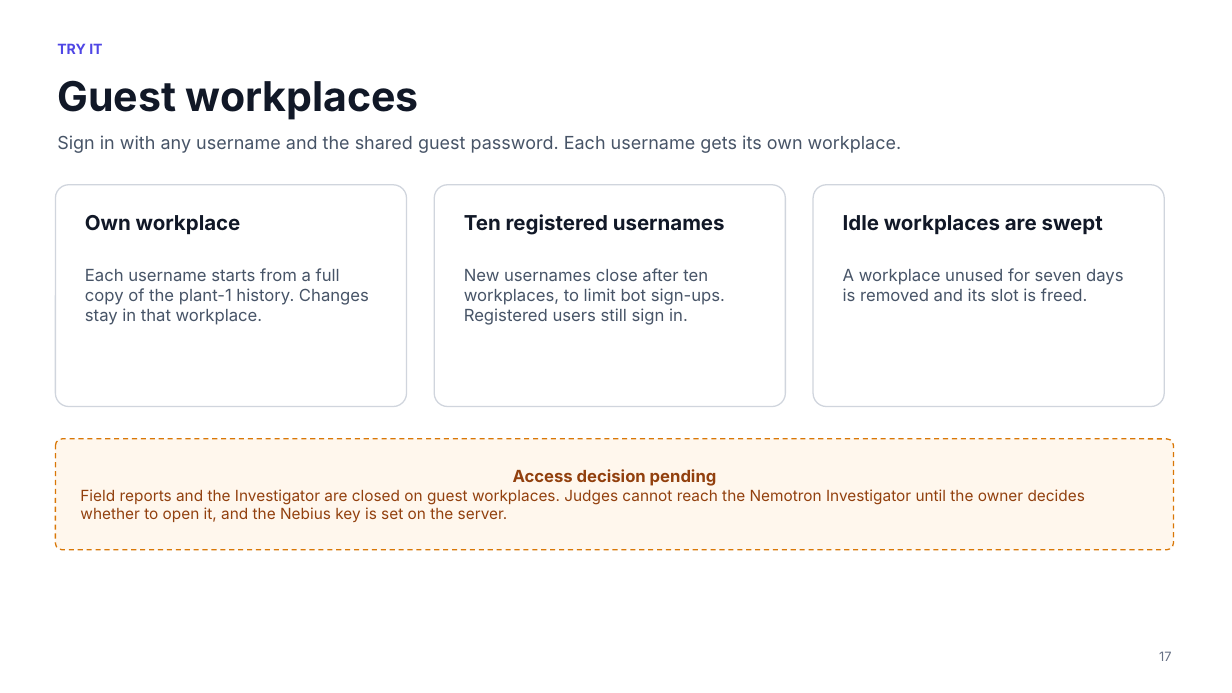
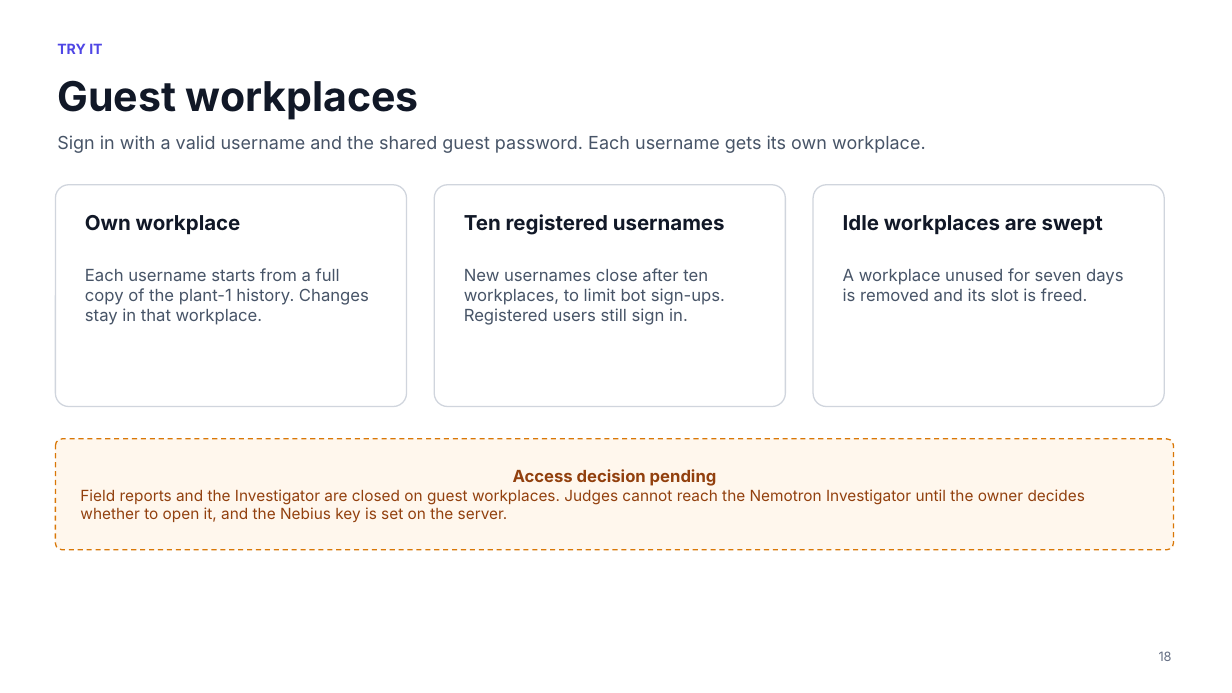
Before and after one commit to e8aura-makodev58/nebius-compass, a slide deck: slide 18 of docs/nebius/deck/ResponseCompass-nebius-deck.pptx (slide 17 before the commit). Drawn at 1232x693 pixels with LibreOffice and Linux fonts; fonts in the diff are those of the drawing; background and template pictures are left out. Boxes give left, top, right and bottom in pixels: in the first picture for what was removed or moved away, otherwise in the second. Text is boxed around its words. In the diff, an @@ line names an element or a change of style, - is before the commit and + after.

```diff
--- a/docs/nebius/deck/ResponseCompass-nebius-deck.pptx
+++ b/docs/nebius/deck/ResponseCompass-nebius-deck.pptx
@@ text at bbox=[57, 135, 926, 153]: text changed @@
-Sign in with any username and the shared guest password. Each username gets its own workplace.
+Sign in with a valid username and the shared guest password. Each username gets its own workplace.
@@ text at bbox=[1159, 651, 1172, 661]: text changed @@
-17
+18
```
Also in this commit, not shown: 17 other slides changed, 1 slide added, 2 other files.
